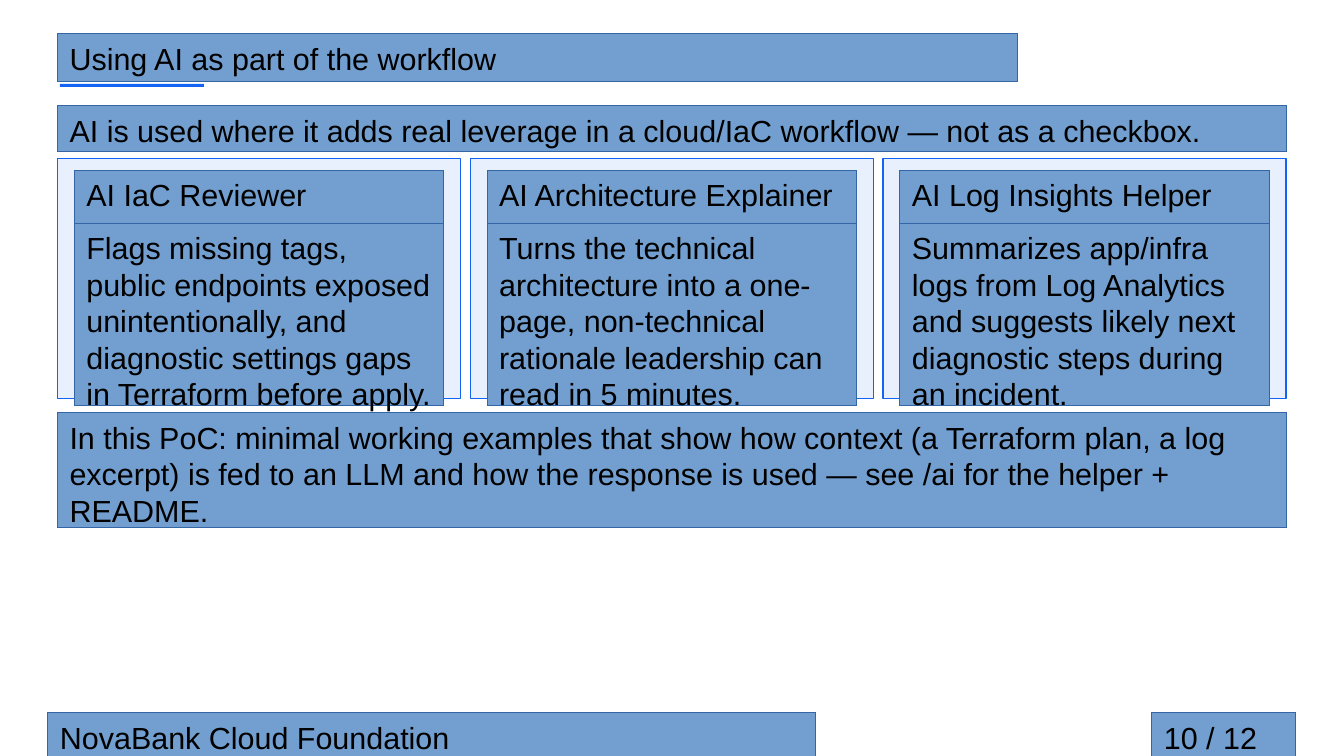
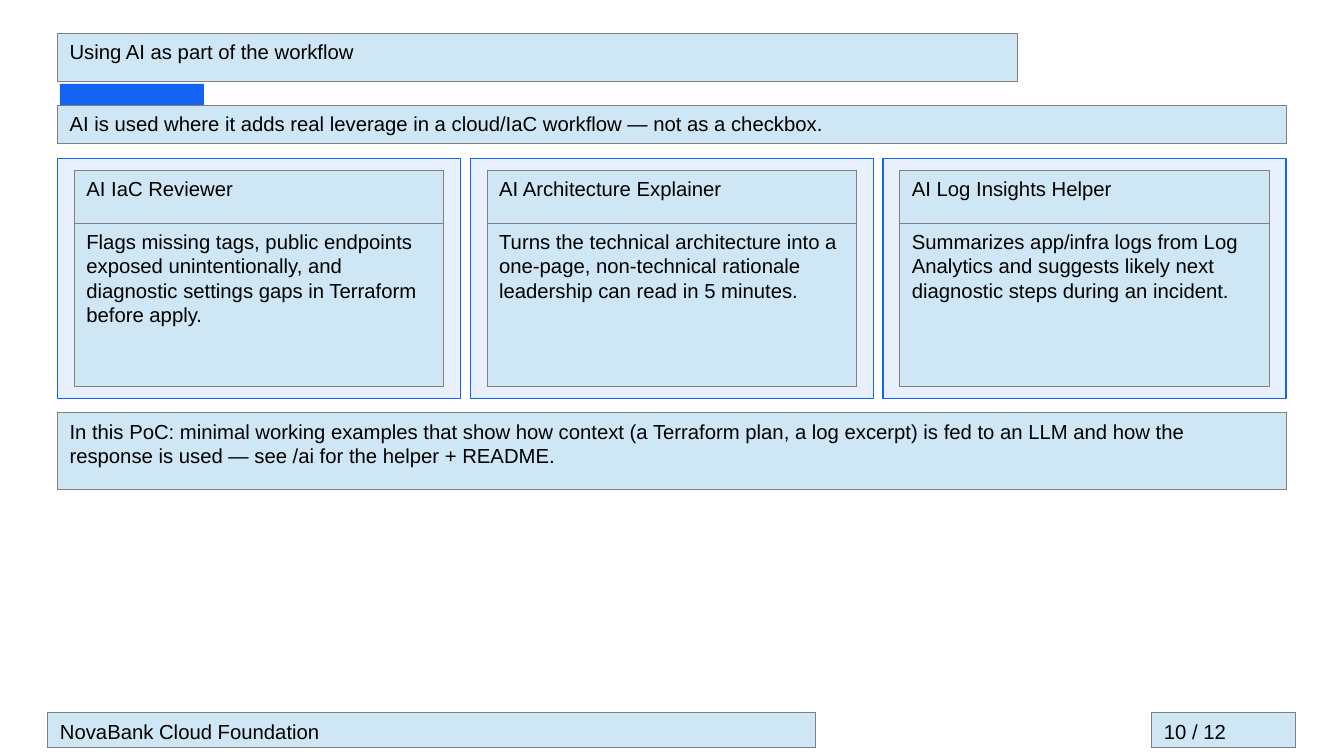
Before and after one commit to MetehanBolat/contoso-poc, a slide deck: slide 10 of slides/novabank-cloud-foundation.odp. Drawn at 1344x756 pixels with LibreOffice and Linux fonts; fonts in the diff are those of the drawing. Boxes give left, top, right and bottom in pixels: in the first picture for what was removed or moved away, otherwise in the second. Text is boxed around its words. In the diff, an @@ line names an element or a change of style, - is before the commit and + after.

```diff
--- a/slides/novabank-cloud-foundation.odp
+++ b/slides/novabank-cloud-foundation.odp
@@ rectangle resized from (x1=60, y1=84, x2=204, y2=87) to (x1=60, y1=84, x2=204, y2=130) @@
@@ rectangle "AI is used where it ..." resized from (x1=57, y1=106, x2=1287, y2=152) to (x1=57, y1=106, x2=1287, y2=144) @@
@@ rectangle "Flags missing tags, public endpoints ..." resized from (x1=74, y1=223, x2=444, y2=406) to (x1=74, y1=223, x2=444, y2=387) @@
@@ rectangle "Turns the technical architecture into ..." resized from (x1=488, y1=223, x2=857, y2=406) to (x1=488, y1=223, x2=857, y2=387) @@
@@ rectangle "Summarizes app/infra logs from Log ..." resized from (x1=900, y1=223, x2=1270, y2=406) to (x1=900, y1=223, x2=1270, y2=387) @@
@@ size 18 to 12 pt; fill #729FCF to #CFE7F5; outline #3465A4 0 pt to #808080 0 pt in 11 elements at (x1=57, y1=34, x2=1017, y2=82), (x1=74, y1=171, x2=444, y2=223), (x1=488, y1=171, x2=857, y2=223), (x1=900, y1=171, x2=1270, y2=223), (x1=57, y1=106, x2=1287, y2=144), (x1=48, y1=713, x2=816, y2=749), (x1=1153, y1=713, x2=1296, y2=749), (x1=74, y1=223, x2=444, y2=387), (x1=488, y1=223, x2=857, y2=387), (x1=900, y1=223, x2=1270, y2=387), (x1=57, y1=413, x2=1287, y2=490) @@
@@ rectangle "In this PoC: minimal working ..." resized from (x1=57, y1=413, x2=1287, y2=528) to (x1=57, y1=413, x2=1287, y2=490) @@
@@ rectangle "NovaBank Cloud Foundation" resized from (x1=48, y1=713, x2=816, y2=756) to (x1=48, y1=713, x2=816, y2=749) @@
@@ rectangle "10 / 12" resized from (x1=1153, y1=713, x2=1296, y2=756) to (x1=1153, y1=713, x2=1296, y2=749) @@
```
Also in this commit, not shown: 11 other slides changed, 3 other files.
